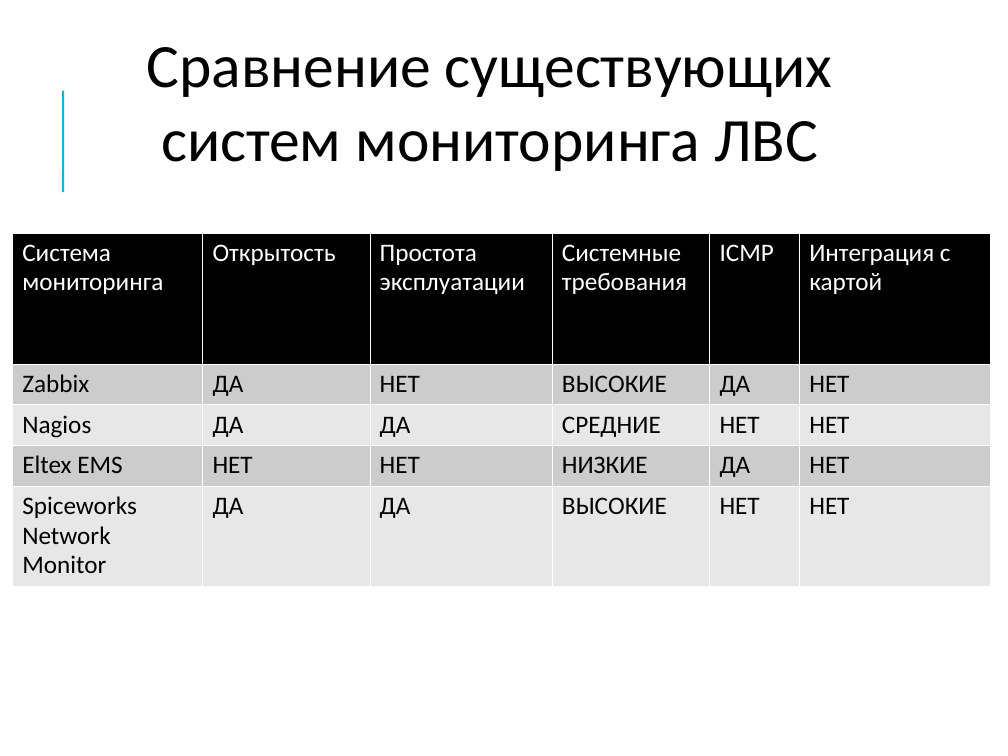
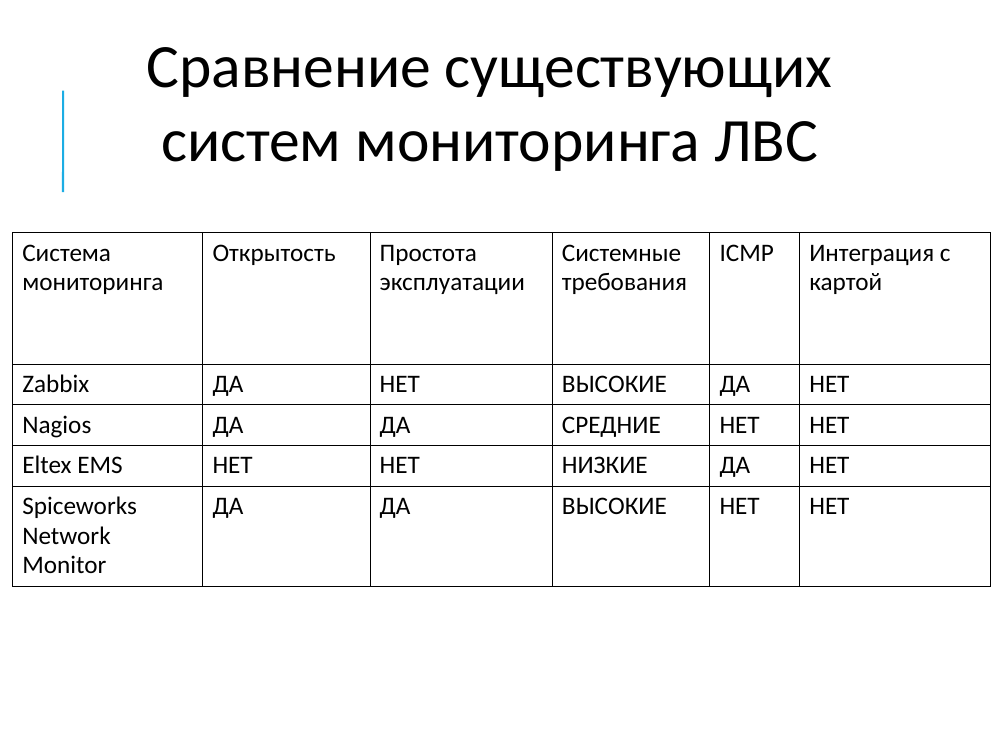
Before and after one commit to denis6705/diplom, a slide deck: slide 6 of Презентация 03.12.2018.ppt. Drawn at 1008x756 pixels with LibreOffice and Linux fonts; fonts in the diff are those of the drawing. Boxes give left, top, right and bottom in pixels: in the first picture for what was removed or moved away, otherwise in the second. Text is boxed around its words. In the diff, an @@ line names an element or a change of style, - is before the commit and + after.

```diff
--- a/Презентация 03.12.2018.ppt
+++ b/Презентация 03.12.2018.ppt
@@ table at box(12, 233, 990, 587) @@
@@ fill #000000 to none in row 1 @@
@@ fill #CCCCCC to none in 12 cells @@
@@ fill #E7E7E7 to none in 12 cells @@
@@ text colour #FFFFFF to #000000 in "Система мониторинга", "Открытость", "Простота эксплуатации", "Системные требования" and 2 more places @@
@@ borders changed @@
```
Also in this commit, not shown: 6 other slides changed.
